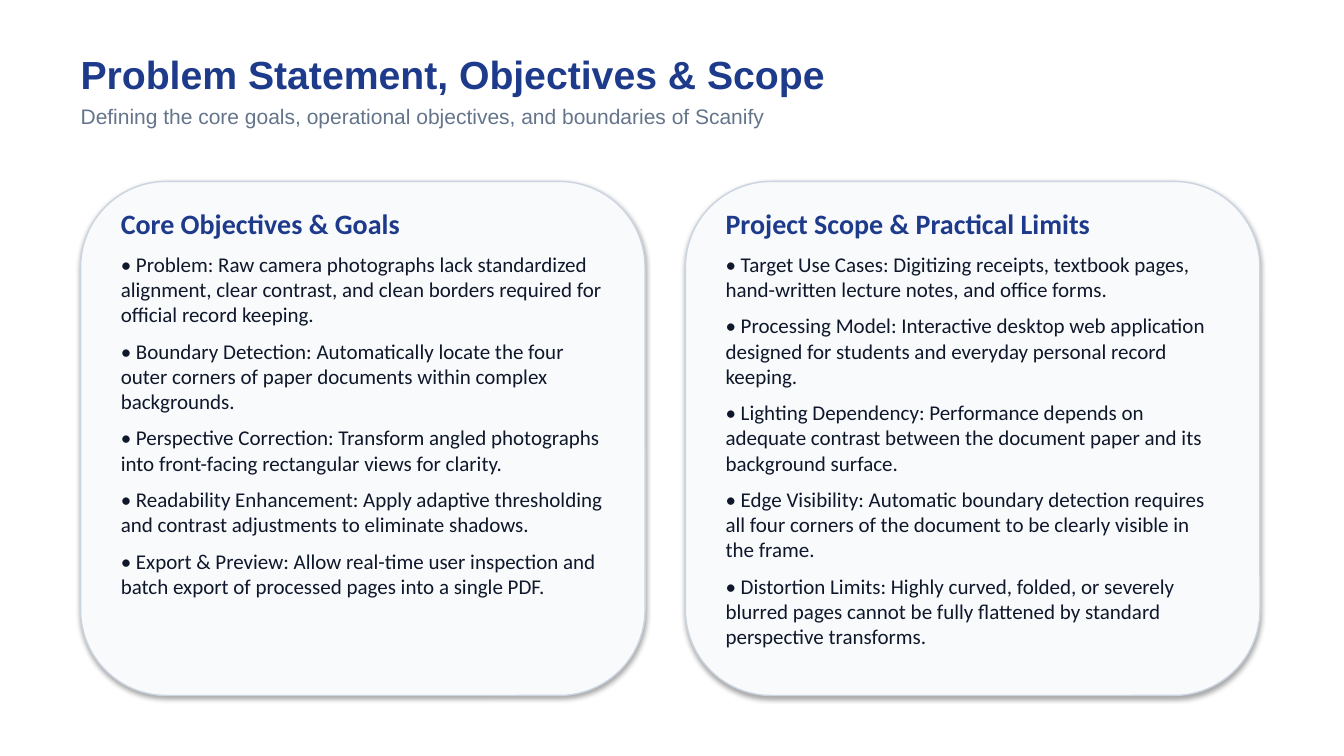
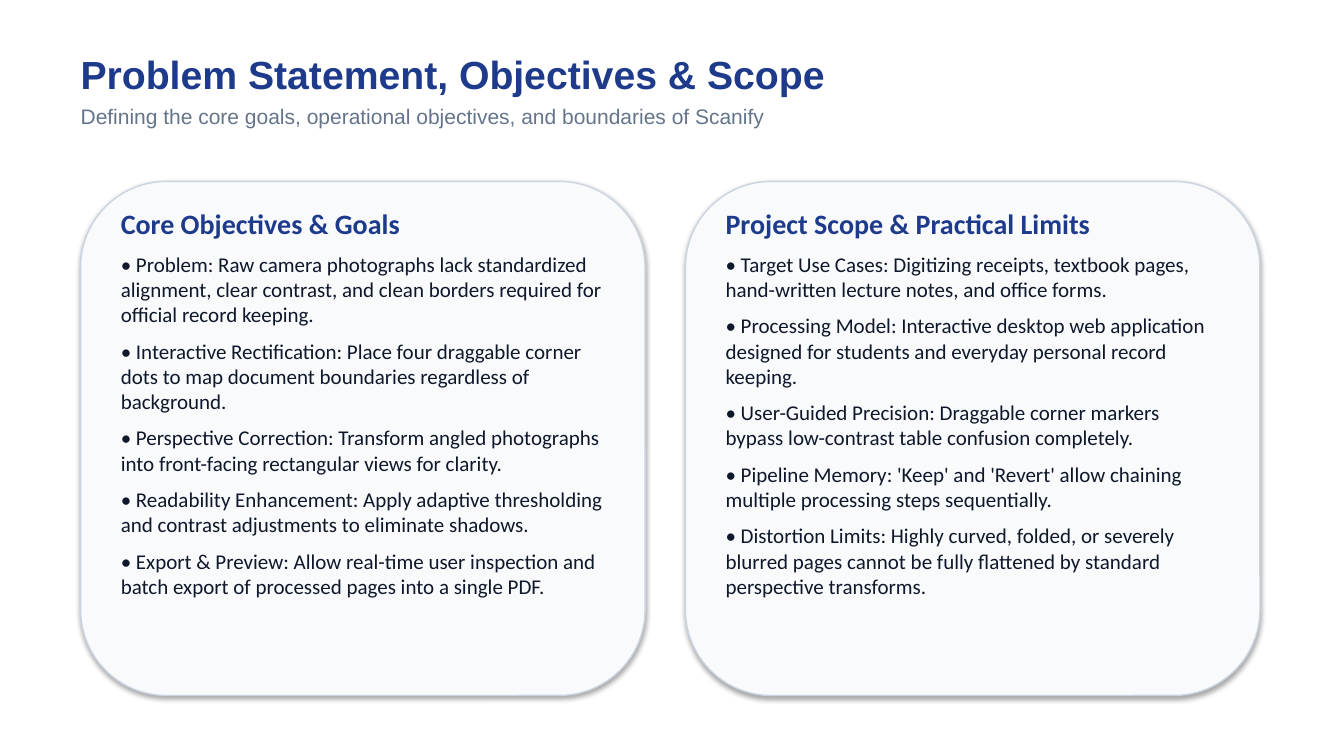
Before and after one commit to Neelam-3432/Section-C_Team_Number-15, a slide deck: slide 3 of Scanify_Presentation (1).pptx. Drawn at 1344x756 pixels with LibreOffice and Linux fonts; fonts in the diff are those of the drawing. Boxes give left, top, right and bottom in pixels: in the first picture for what was removed or moved away, otherwise in the second. Text is boxed around its words. In the diff, an @@ line names an element or a change of style, - is before the commit and + after.

Commit message:
Remove legacy automatic edge detection and align code, report, and presentation with interactive 4-dot homography and pipeline memory

```diff
--- a/Scanify_Presentation (1).pptx
+++ b/Scanify_Presentation (1).pptx
@@ text at <box>121,344,581,413</box>: text changed @@
-• Boundary Detection: Automatically locate the four outer corners of paper documents within complex backgrounds.
+• Interactive Rectification: Place four draggable corner dots to map document boundaries regardless of background.
@@ text at <box>726,405,1181,511</box>: text changed @@
-• Lighting Dependency: Performance depends on adequate contrast between the document paper and its background surface.
-• Edge Visibility: Automatic boundary detection requires all four corners of the document to be clearly visible in the frame.
+• User-Guided Precision: Draggable corner markers bypass low-contrast table confusion completely.
+• Pipeline Memory: 'Keep' and 'Revert' allow chaining multiple processing steps sequentially.
```
Also in this commit, not shown: 6 other slides changed, 4 other files.
